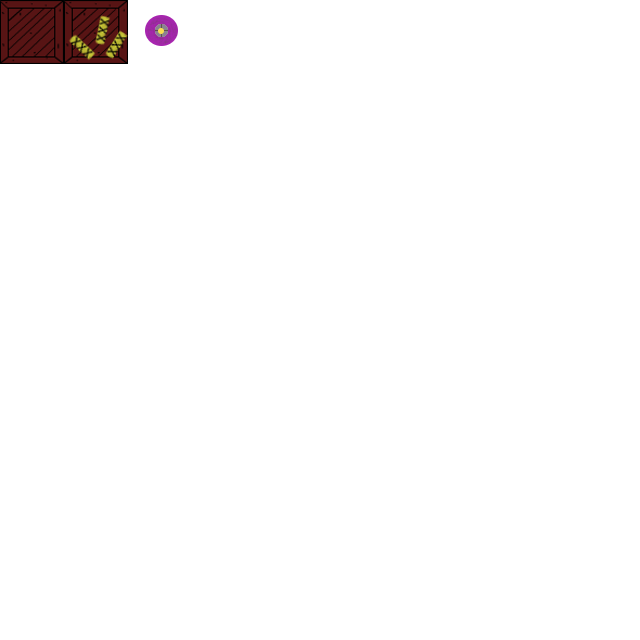
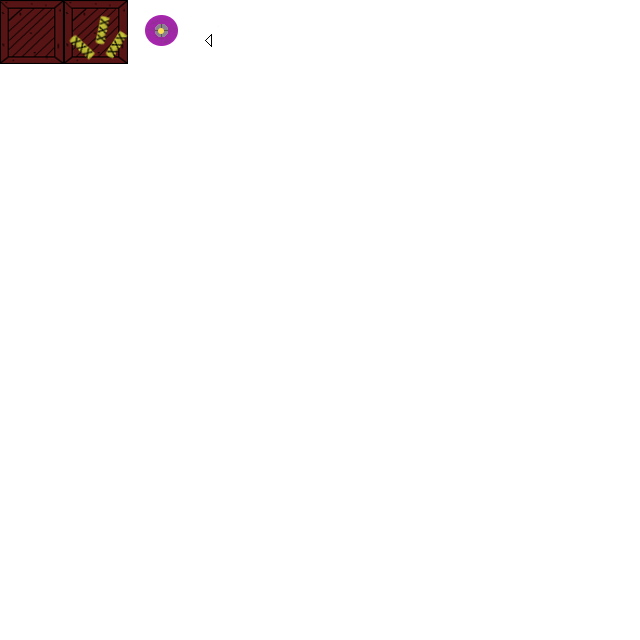
Revision of a layered 640×640 image; what changed, layer by layer:
added layer "lamp copy" above "lamp" over [205, 26, 219, 47]
